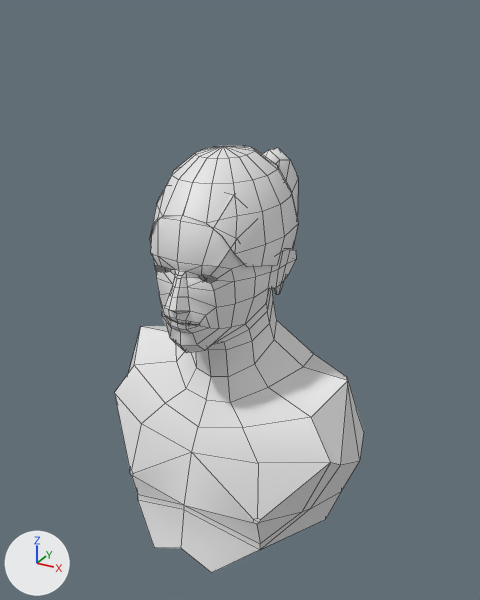
One commit to the Blender file samples/golf/mod_kit/hair_template.blend: the scene before it, then after it.
Both versions are drawn from a 50 mm lens placed at (0.394, -0.645, 0.167), pointed at (0.004, 0.064, -0.187). Every picture has the same lights, and +X, +Y and +Z are marked at lower left. Mesh edges are drawn as thin lines.

Objects in the first picture: 'Bust', 'Hair Template'.
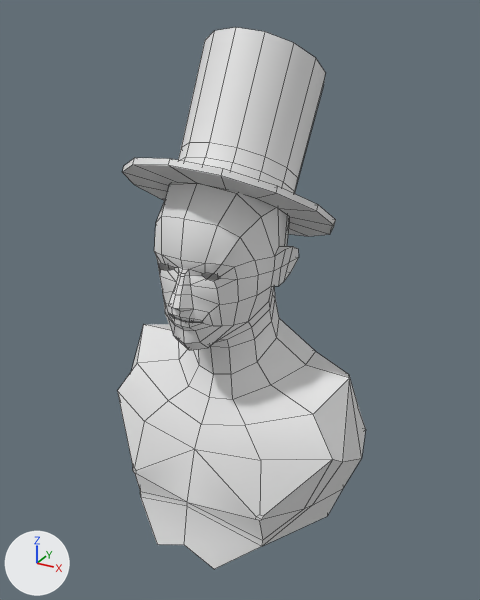
Location of each change, (x1, y1, x2, y2) in pixels of the pictures (480 x 600 px):
'Bust', mesh moved: before (115, 185, 364, 573); after (118, 183, 366, 569)
'Top Hat', shown: after (122, 27, 336, 236)
'Hair Template', hidden: before (149, 145, 298, 294)

What the commit changed:
me_cylinder has 98 vertices, 85 faces and spans x -0.125..0.125, y -0.088..0.208, z -0.127..0.147.
me_cylinder is used by ob_top_hat; location (0.0, 0.0, 0.0).
me_cylinder part 1: the whole mesh is moved by (0.0, 0.007, 0.0).
me_male has 168 vertices, 139 faces and spans x 0.0..0.183, y -0.092..0.155, z -0.509..0.002.
me_male is used by ob_bust; location (0.0, 0.0, 0.0).
me_male part 2: the whole mesh is moved by (0.0, 0.007, 0.0).
Object 'Hair Template' (ob_hair_template) is now hidden.
Object 'Top Hat' (ob_top_hat) is now shown.
